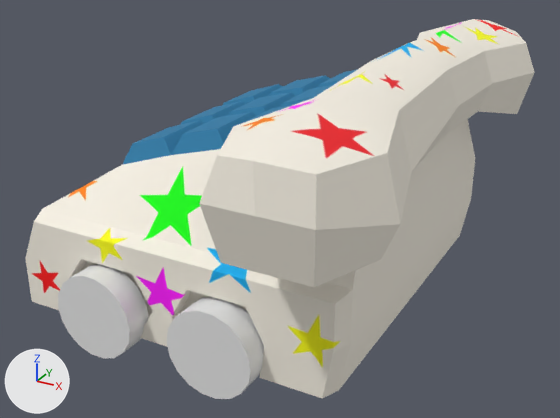
The FBX model RainbowTeapotGame/Assets/Models/telefonoT.FBX as it was, and as the next commit left it.
Both versions are drawn from a camera (50 mm lens) standing at (42.4, -84.1, 39.4) and looking at (10.8, -26.7, 10.7). Every picture has the same lights, and +X, +Y and +Z are marked at lower left. Where no turn or scale is listed for an object, it has been applied to the vertices.

Names of what the first picture shows: 'Cuerpo', 'Mando', 'Rueda_01'.
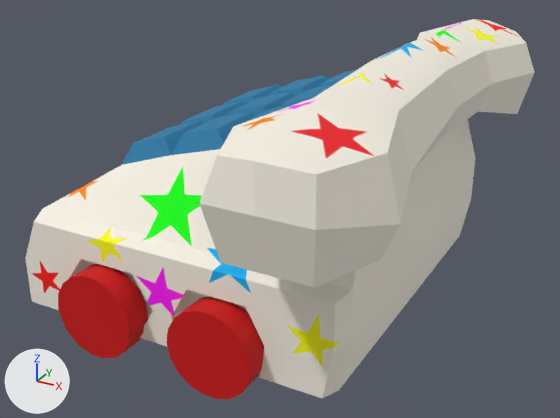
Where the change shows, as pixel boxes (x1, y1, x2, y2) in the pictures (560 x 418 px):
```json
{"object": "Rueda_01", "change": "recoloured", "before": [58, 264, 264, 399], "after": [58, 264, 264, 399], "on screen": "grey to red"}
```

Scene script edits in JSON lines:
```json
{"op": "add", "block": "mat_material__3", "code": ["mat_material__3 = principled_material('Material #3')", "mat_material__3.base_color = (0.616, 0.0, 0.0)  # red #ce0000", "mat_material__3.roughness = 0.859"]}
{"block": "me_mesh_002", "where": "me_mesh_002.from_pydata(...)  # 432 vertices, 848 faces; spans x -3.8..15.1, y -37.4..0.0, z -3.8..3.8"}
{"op": "add", "block": "me_mesh_002", "code": "me_mesh_002.materials.append(mat_material__3)  # red #ce0000"}
```
